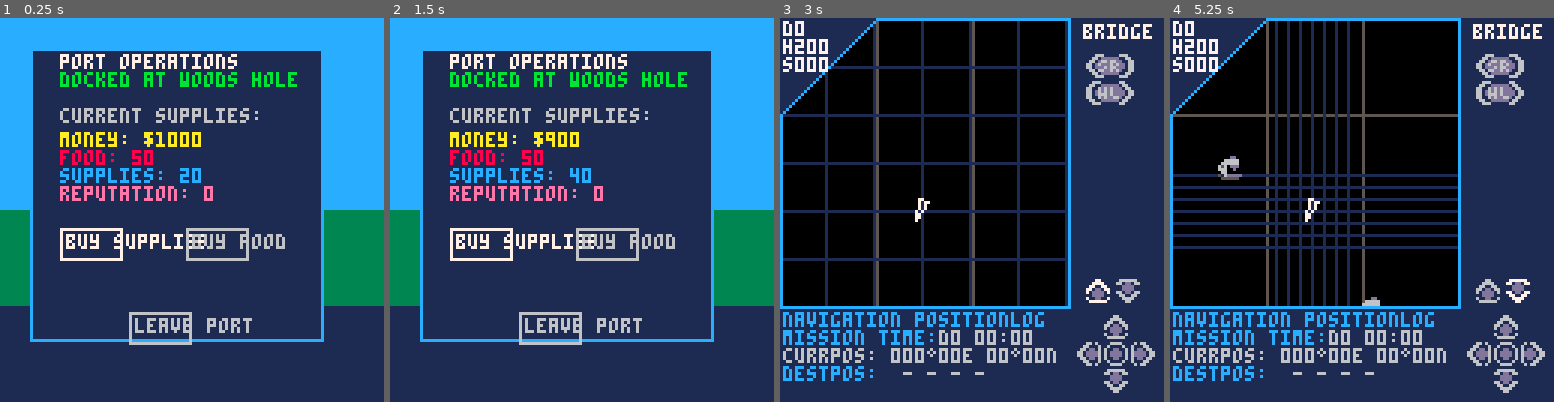
Above: before the commit, frames 1-4 (left to right).
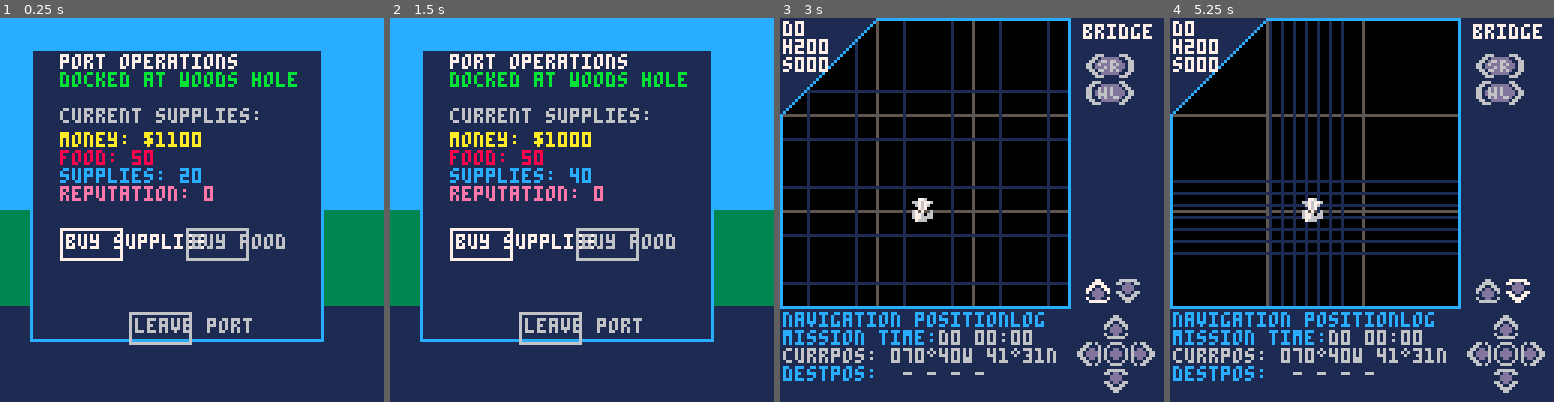
Above: after the commit, the same moments.

Repository: NickWest27/AquaNovaPico
Game: PICO-8 cartridge aquanova.p8
The game is run twice, just before and just after one commit, with the same random seed, the same clock (stepped at 60 frames per second) and the same inputs.
Inputs:
- Up to frame 1 (0.25 s): no input
- Up to frame 2 (1.5 s): tap X (X key) at 0.33, 1.07 s; tap O (Z key) at 0.7 s
- Up to frame 3 (3 s): hold Right 1.6-2.1 s; tap O (Z key) every 0.4 s from 1.7 to 2.9 s; tap X (X key) at 1.85, 2.97 s; hold Up 2.15-2.42 s; hold Right from 2.47 s (still down)
- Up to frame 4 (5.25 s): release Right at 3.03 s; hold Left 3.08-3.58 s; tap O (Z key) every 0.4 s from 3.3 to 4.9 s; hold Down 3.63-3.97 s; hold Right 4.02-4.68 s; tap X (X key) at 4.08, 5.2 s; hold Up 4.73-5.03 s; hold Left from 5.08 s (still down)

The runs differ from the first frame. In frame 1, less than 0.1% of the frame differs, in the area x 43-47%, y 29-33%; in frame 2, 0.1%; in frame 3, 12%; in frame 4, 15%, in the area x 0-75%, y 0-90%.

Commit message:
Implement realistic speed system with configurable boost multiplier
- Add speed_boost variable (default 10x) for balancing realistic physics with playable gameplay
- Change movement calculation from 1 nm/second to realistic 1 nm/hour with boost applied
- Fix submarine turn rate from 150°/sec to 5°/sec for realistic maneuvering
- Fix docking system to prevent immediate re-dock after leaving port
- Adjust docking distances: undock at 0.1° (~6nm), dock at 0.05° (~3nm)
- Fix submarine starting position to match Woods Hole coordinates
- Speed display unchanged: shows entered knots, boost applied internally

Diff:
--- a/aquanova.p8
+++ b/aquanova.p8
@@ -41,8 +41,8 @@
 
 -- === submarine ===
 sub = {
-  lon = 0, -- longitude in decimal degrees (-180 to +180)
-  lat = 0, -- latitude in decimal degrees (-90 to +90)
+  lon = -70.67, -- longitude in decimal degrees (-180 to +180)
+  lat = 41.52, -- latitude in decimal degrees (-90 to +90)
   heading = 200, -- degrees 1-360 degrees True North
   speed = 0, -- knots 0-160
   depth = 0, -- meters 0-1200
@@ -53,6 +53,9 @@
   }
 }
 
+-- speed boost multiplier (1x = realistic, 10x = faster gameplay)
+speed_boost = 10
+
 -- === ui button system ===
 input_mode = "navigate" -- "navigate" or "dpad_active"
 ui_buttons = {} -- table of buttons on current screen
@@ -97,7 +100,7 @@
 
 -- port locations (decimal degrees)
 ports = {
-  {name="woods hole", lon=-70.33, lat=40.67}  -- Woods Hole
+  {name="woods hole", lon=-70.67, lat=41.52}  -- Woods Hole
 }
 
 -- vessels
@@ -545,15 +548,17 @@
       if heading_diff > 180 then heading_diff -= 360 end
       if heading_diff < -180 then heading_diff += 360 end
 
-      -- adjust heading (5 degrees per frame max turn rate)
-      if abs(heading_diff) > 5 then
+      -- adjust heading (5 degrees per second max turn rate)
+      -- at 30fps: 5/30 = 0.167 degrees per frame
+      local turn_rate = 5 / 30
+      if abs(heading_diff) > turn_rate then
         if heading_diff > 0 then
-          sub.heading += 5
+          sub.heading += turn_rate
         else
-          sub.heading -= 5
+          sub.heading -= turn_rate
         end
       else
-        sub.heading = flr(desired_heading)
+        sub.heading = desired_heading
       end
 
       -- wrap heading
@@ -568,10 +573,13 @@
   local angle = (sub.heading - 90) / 360
 
   -- calculate velocity based on heading and speed
-  -- speed in knots, time scale: 1 real second = 1 game minute
-  -- 1 knot = 1 nautical mile/hour = 1/60 degree/hour
-  -- at 30fps: 1 knot = 1/60/60 degree/frame = 1/1800 degree/frame
-  local speed_scale = sub.speed / 1800  -- degrees per frame
+  -- speed in knots with boost multiplier
+  -- realistic: 1 knot = 1 nautical mile/hour
+  -- 1 nautical mile = 1/60 degree of latitude
+  -- 1 knot = (1/60 degree)/hour = (1/60)/3600 degrees/second
+  -- at 30fps: 1 knot = (1/60)/3600/30 degree/frame = 1/6480000 degree/frame
+  -- apply speed_boost multiplier for playable gameplay
+  local speed_scale = (sub.speed * speed_boost) / 6480000  -- degrees per frame
 
   local dx = cos(angle) * speed_scale
   local dy = sin(angle) * speed_scale  -- positive sin; world Y+ = south
@@ -590,17 +598,18 @@
   for port in all(ports) do
     local dist = calculate_distance(sub.lon, sub.lat, port.lon, port.lat)
 
-    -- check if far enough to enable docking (>1 minute = >1/60 degree)
-    if dist > 1/60 then
+    -- check if far enough to enable docking (must leave docking range first)
+    if dist > 0.1 then  -- 0.1 degrees = ~6 nautical miles
       sub.docked.can_dock = true
     end
 
-    -- auto-dock if within 5 units, can dock, and not already docked
-    if dist < 5 and sub.docked.can_dock and not sub.docked.status then
+    -- auto-dock if within range, can dock, and not already docked
+    if dist < 0.05 and sub.docked.can_dock and not sub.docked.status then  -- 0.05 degrees = ~3 nautical miles
       sub.docked.status = true
       sub.docked.name = port.name
       sub.speed = 0
       sub.depth = 0
+      sub.docked.can_dock = false  -- reset can_dock flag when docking
       setup_port_buttons()
 
       -- reset mission time on docking
